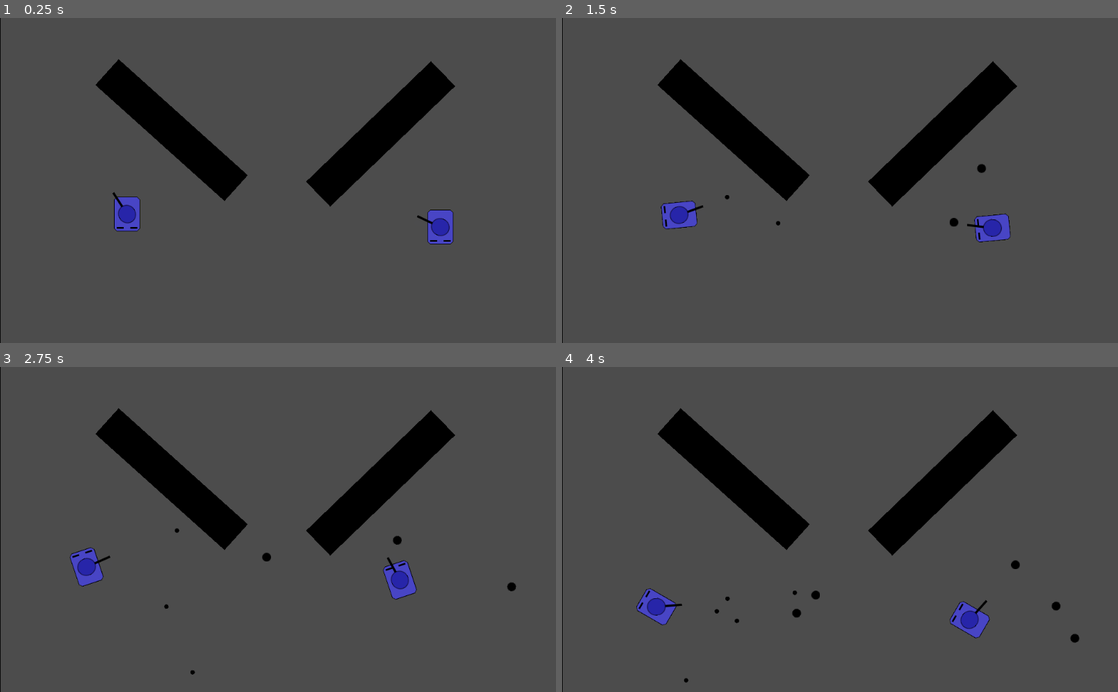
Above: before the commit, frames 1-4 (two rows, left to right).
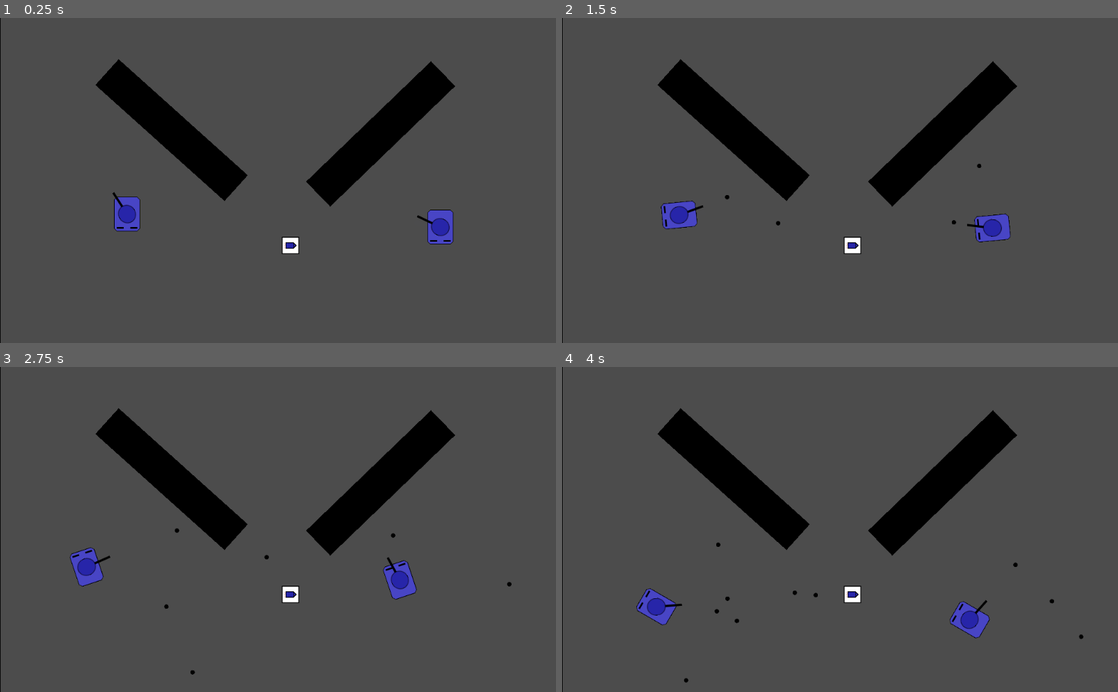
Above: after the commit, the same moments.

Repository: mm-102/godot_tanks
Game: Godot game, scene res://main.tscn
Same seed, same stepped clock (60 frames per second), same inputs: the game is played once before the commit and once after it.
Inputs (mouse positions are in pixels of both pictures, inside the frame that each line leads up to):
- Up to frame 1 (0.25 s): no input
- Up to frame 2 (1.5 s): tap Enter at 0.5 s; move the mouse to (962, 164) at 0.52 s; hold D (p_right) 0.53-1.28 s; click (962, 164) at 0.6 s; move the mouse to (728, 196) at 1.27 s; hold S (p_backward) from 1.28 s (still down); click (728, 196) at 1.35 s
- Up to frame 3 (2.75 s): move the mouse to (333, 458) at 2.02 s; release S (p_backward) at 2.03 s; hold D (p_right) from 2.03 s (still down); click (333, 458) at 2.1 s
- Up to frame 4 (4 s): move the mouse to (812, 594) at 2.77 s; release D (p_right) at 2.78 s; hold W (p_forward) 2.78-3.53 s; click (812, 594) at 2.85 s; move the mouse to (1006, 578) at 3.52 s; hold A (p_left) from 3.53 s (still down); click (1006, 578) at 3.6 s

The runs differ from the first frame. In frame 1, 0.2% of the frame differs, in the area x 50-54%, y 67-73%; in frame 2, 0.2%; in frame 3, 0.3%; in frame 4, 0.4%, in the area x 27-94%, y 54-85%.

Commit message:
Add prototype AmmoBox  - box gives 1 special ammo of chosen type after contact with Player

Diff:
--- a/Global/Ammunition.gd
+++ b/Global/Ammunition.gd
@@ -1,6 +1,8 @@
 extends Node
 
 enum TYPES{BULLET, ROCKET, FRAG_BOMB}
+
+
 
 var _ammo_tscn = {
 	TYPES.BULLET: preload("res://Player/Projectiles/Bullet.tscn"),
@@ -8,7 +10,16 @@
 	TYPES.FRAG_BOMB: preload("res://Player/Projectiles/FragBomb.tscn")
 }
 
+var _ammo_box_texture = {
+	TYPES.BULLET: preload("res://textures/bullet.png"),
+	TYPES.ROCKET: preload("res://textures/rocket.png"),
+	TYPES.FRAG_BOMB: preload("res://textures/bullet.png")
+}
 
+
+
+func get_box_texture(name):
+	return _ammo_box_texture[name]
 
 func get_tscn(name):
 	return _ammo_tscn[name]
--- /dev/null
+++ b/Objects/AmmoBox.gd
@@ -0,0 +1,14 @@
+extends Area2D
+
+export(Ammunition.TYPES) var type = Ammunition.TYPES.ROCKET
+
+
+
+func _on_AmmoBox_body_entered(player):
+	player.ammo_type = type
+	player.special_ammo_left += 1
+	queue_free()
+
+func _ready():
+	var sprite = $TypeSprite
+	sprite.texture = Ammunition.get_box_texture(type)
--- /dev/null
+++ b/Objects/AmmoBox.tscn
@@ -0,0 +1,22 @@
+[gd_scene load_steps=4 format=2]
+
+[ext_resource path="res://textures/ammo_box.png" type="Texture" id=1]
+[ext_resource path="res://Objects/AmmoBox.gd" type="Script" id=2]
+
+[sub_resource type="RectangleShape2D" id=1]
+extents = Vector2( 32, 32 )
+
+[node name="AmmoBox" type="Area2D"]
+scale = Vector2( 0.5, 0.5 )
+script = ExtResource( 2 )
+
+[node name="MainSprite" type="Sprite" parent="."]
+texture = ExtResource( 1 )
+
+[node name="CollisionShape2D" type="CollisionShape2D" parent="."]
+shape = SubResource( 1 )
+
+[node name="TypeSprite" type="Sprite" parent="."]
+scale = Vector2( 0.7, 0.7 )
+
+[connection signal="body_entered" from="." to="." method="_on_AmmoBox_body_entered"]
--- a/Player/Tank/Tank.gd
+++ b/Player/Tank/Tank.gd
@@ -7,12 +7,14 @@
 const BULLET_SPEED = 200
 const MAX_AMMO = 5
 const DEATH_TIME = 20
+const BASE_AMMO_TYPE = Ammunition.TYPES.BULLET
 
 var ammo_left = MAX_AMMO
+var special_ammo_left = 0
 var dead = false
 
 onready var animation_player = $"%AnimationPlayer"
-onready var turret_node =  $"%Turret" # <-----
+onready var turret_node =  $"%Turret"
 onready var bullet_point_node = $"%BulletPoint"
 
 
@@ -32,6 +34,10 @@
 func _shoot():
 	if ammo_left <= 0:
 		return
+	if special_ammo_left <= 0:
+		ammo_type = BASE_AMMO_TYPE
+	else:
+		special_ammo_left -= 1
 	ammo_left -= 1
 	var bullet_inst = Ammunition.get_tscn(ammo_type).instance()
 	var rot = turret_node.global_rotation
--- a/main.tscn
+++ b/main.tscn
@@ -1,7 +1,8 @@
-[gd_scene load_steps=3 format=2]
+[gd_scene load_steps=4 format=2]
 
 [ext_resource path="res://Player/Tank/Tank.tscn" type="PackedScene" id=1]
 [ext_resource path="res://Objects/Obstacle.tscn" type="PackedScene" id=2]
+[ext_resource path="res://Objects/AmmoBox.tscn" type="PackedScene" id=3]
 
 [node name="Map" type="Node2D"]
 
@@ -33,6 +34,9 @@
 rotation = 2.37365
 scale = Vector2( 5, 1 )
 
+[node name="AmmoBox" parent="Objects" instance=ExtResource( 3 )]
+position = Vector2( 535, 420 )
+
 [node name="Projectiles" type="Node" parent="."]
 
 [node name="Players" type="Node" parent="."]
Binary file added: textures/ammo_box.png
Not shown, added: textures/ammo_box.png.import
